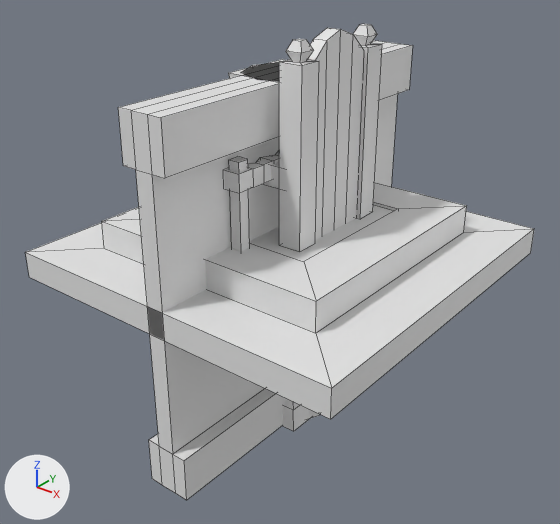
Two versions of the Blender file ModularDungeonPack.blend, one commit apart.
The view is the same before and after, from a camera (50 mm lens) standing at (4.82, -6.18, 3.68) and looking at (0.02, -0.17, -0.05). Every picture has the same lights, and +X, +Y and +Z are marked at lower left. Mesh edges are drawn as thin lines.

The scene before the commit, as lines of its bpy script (objects in view):
```python
me_cube_012 = bpy.data.meshes.new('Cube.012')
me_cube_012.from_pydata(...)  # 12 vertices, 10 faces; spans x -0.52..0.48, y -2.77..0.0, z -0.5..0.67
me_cube_013 = bpy.data.meshes.new('Cube.013')
me_cube_013.from_pydata(...)  # 46 vertices, 36 faces; spans x -0.5..0.5, y -0.5..1.1, z -0.14..1.72
me_cube_014 = bpy.data.meshes.new('Cube.014')
me_cube_014.from_pydata(...)  # 32 vertices, 30 faces; spans x -0.24..0.83, y 0.0..5.88, z 0.22..1.22
ob_cube_006 = bpy.data.objects.new('Cube.006', me_cube_012)
ob_cube_006.location = (0.53, 0.0, 1.29)
ob_cube_006.scale = (0.153, 0.153, 1.77)
_m = ob_cube_006.modifiers.new('Mirror', 'MIRROR')
_m.use_axis = (False, True, False)
_m.use_clip = True
ob_cube_007 = bpy.data.objects.new('Cube.007', me_cube_013)
ob_cube_007.location = (0.0, 0.0, 0.0)
_m = ob_cube_007.modifiers.new('Mirror', 'MIRROR')
_m.use_axis = (False, True, False)
_m.use_clip = True
ob_cube_008 = bpy.data.objects.new('Cube.008', me_cube_014)
ob_cube_008.location = (0.13, 0.0, 1.05)
ob_cube_008.scale = (0.188, 0.188, 0.188)
_m = ob_cube_008.modifiers.new('Mirror', 'MIRROR')
_m.use_axis = (False, True, False)
_m.use_clip = True
# also in view: 'Cube.003' at (0.53, 0.0, 1.44); 'Cube.001' at (0.0, 0.0, 0.0); 'Cube' at (0.0, 0.0, 0.0); 'Cube.002' at (0.0, 0.0, 0.16)
```
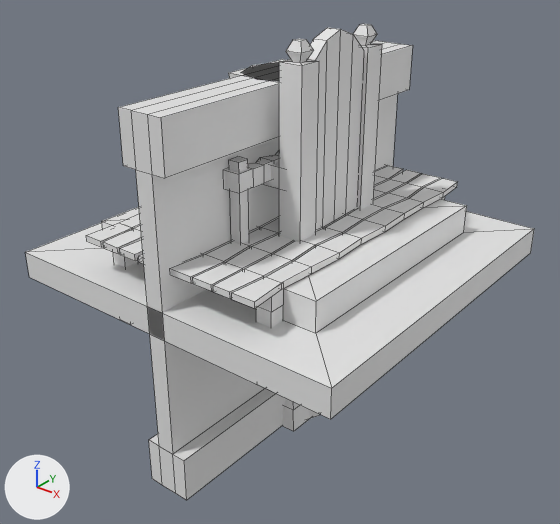
What differs and where, as boxes (x1, y1, x2, y2) in the pictures (560 x 524 px):
'Cube.019', added: after (86, 165, 457, 309)
'Cube.018', added: after (113, 197, 445, 328)

The change in detail:
Mesh me_cube_019 is new.
It has 360 vertices, 342 faces and spans x -10.0..9.8, y -16.6..16.6, z -1.2..-0.6.
Mesh me_cube_018 is new.
It has 36 vertices, 34 faces and spans x 0.0..1.05, y 0.0..1.59, z -0.53..0.53.
Object 'Cube.019' (ob_cube_019) is new; it shows me_cube_019.
Its location is (0.0, 0.0, 0.61).
Its scale is (0.112, 0.112, 0.112).
Object 'Cube.018' (ob_cube_018) is new; it shows me_cube_018.
Its location is (0.0, 0.0, 0.0).
It gains a MIRROR modifier named 'Mirror'.
Modifier setting: use_axis = (True, True, False).
Modifier setting: use_clip = True.
